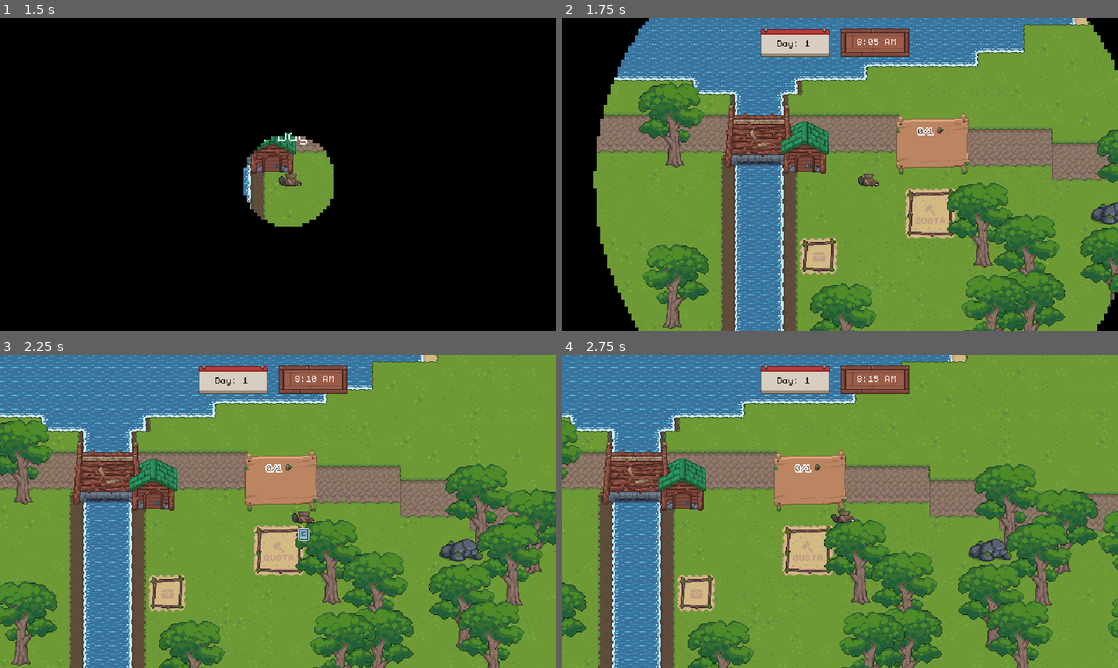
Above: before the commit, frames 1-4 (two rows, left to right).
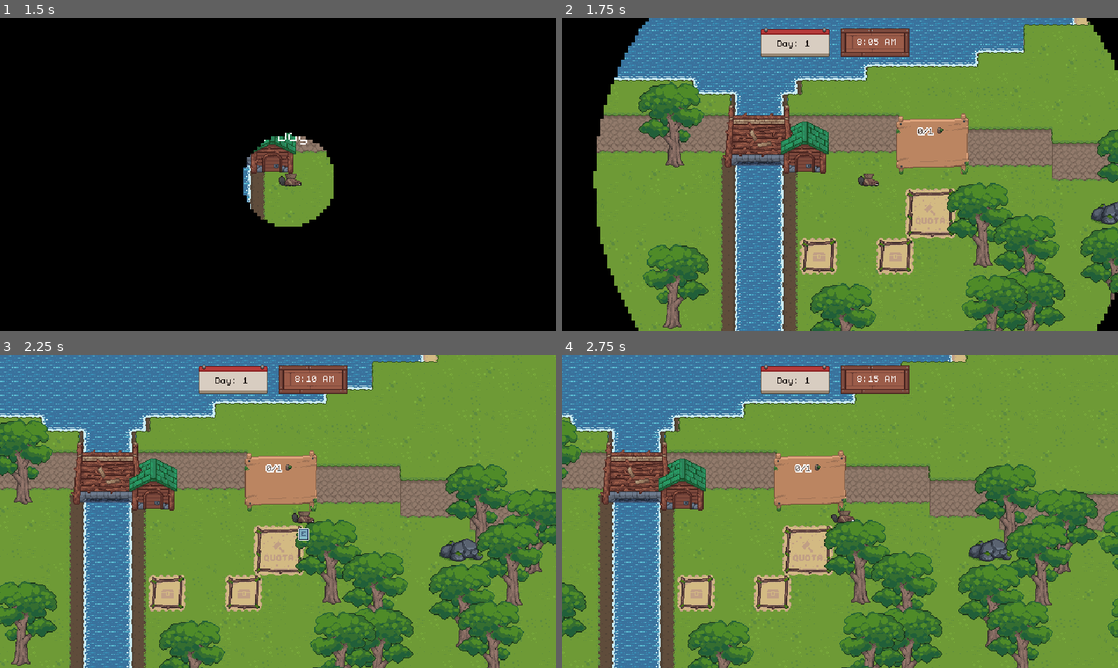
Above: after the commit, the same moments.

Repository: Juniper19/beaver-game
Game: Godot game, scene res://menu/main_menu.tscn
Two runs of this game, one before a commit and one after it. Both use one fixed random seed, a clock stepped at 60 frames per second and the inputs below. The engine's default icon, where the game draws it, is replaced by a stand-in: a white triangle on a blue panel in a dark square. Sound files missing from this copy of the repository are replaced by a short silence.
Inputs (mouse positions are in pixels of both pictures, inside the frame that each line leads up to):
- Up to frame 1 (1.5 s): click "Play" at 0.5 s; tap Enter (ui_accept) at 1.25 s; move the mouse to (400, 158) at 1.27 s; hold D (move_right) from 1.28 s (still down); hold E (interact) from 1.28 s (still down)
- Up to frame 2 (1.75 s): keep holding D (move_right); keep holding E (interact); tap Enter (ui_accept) at 1.52 s
- Up to frame 3 (2.25 s): move the mouse to (166, 527) at 2.02 s; release D (move_right) at 2.03 s; release E (interact) at 2.03 s; hold Down (cycle_down) from 2.03 s (still down); tap Q (drop_item) at 2.1 s
- Up to frame 4 (2.75 s): keep holding Down (cycle_down); tap Enter (ui_accept) at 2.27 s; tap E (interact) at 2.3 s

Frame 1 is identical in both runs. In frame 2, 0.7% of the frame differs, in the area x 56-64%, y 70-82%; in frame 3, 0.7%; in frame 4, 0.7%.

Commit message:
ItemStacking

Diff:
--- a/global/global_stats.gd
+++ b/global/global_stats.gd
@@ -54,7 +54,7 @@
 var chosen_upgrades: Array[String] = []
 
 	# UPGRADABLE STATS, other stats are also uesd in upgrades but these are exclusively for upgrades
-var ExcessStorageCount = 1
+var ExcessStorageCount = 2
 var carry_capacity: int = 3
 var move_speed_bonus: float = 0
 var swim_speed_bonus: float = 0.0
--- a/interactables/Storage/excess_storage.gd
+++ b/interactables/Storage/excess_storage.gd
@@ -9,6 +9,8 @@
 
 var storage: Array = []
 var storage_names: Array = []
+var icon_templates: Array[Sprite2D] = []
+
 
 @export var chest_id: int = -1
 var Inside: bool
@@ -50,6 +52,21 @@
 	%InteractLabel.visible = false
 
 	GlobalStats.inventory_item_placed.connect(_on_item_placed)
+	icon_templates = [
+		%OakSeed,
+		%Wood,
+		%PineLog,
+		%AspenLog,
+		%AspenSeed,
+		%PineSeed,
+		%Mud,
+		%Stone
+	]
+
+	# optional: hide templates, we’ll show copies instead
+	for t in icon_templates:
+		t.visible = false
+
 	_update_icon()
 
 func _process(_delta: float) -> void:
@@ -102,8 +119,6 @@
 	_update_icon()
 
 func _update_icon() -> void:
-	print("=== _update_icon called ===")
-	print("storage_names:", storage_names)
 
 	if storage_names.is_empty():
 		%ItemStack.visible = false
@@ -114,7 +129,7 @@
 	# --- YOUR ORIGINAL MAPPING (keep what used to work) ---
 	if storage_names[-1] == "Aspen Log":
 		original = %AspenLog
-	if storage_names[-1] == "Oak Log":
+	elif storage_names[-1] == "Oak Log":
 		original = %Wood
 	elif storage_names[-1] == "Oak Seed":
 		original = %OakSeed
@@ -126,38 +141,25 @@
 		original = %Mud
 	elif storage_names[-1] == "Stone":
 		original = %Stone
-	else:
+	if original == null:
 		print("No matching icon for:", storage_names[-1])
 		return
 
-	# Make sure the template is inside ItemStack and at a known position
-	if original.get_parent() != %ItemStack:
-		original.reparent(%ItemStack)
+	# Clear only the copies
+	for child in %ItemStack.get_children():
+		if icon_templates.has(child):
+			continue
+		child.queue_free()
 
-	original.visible = true
-	original.position = Vector2.ZERO
+	var count := storage_names.size()
+	for i in range(count):
+		var copy := original.duplicate()
+		copy.visible = true
+		copy.position = original.position + item_separation * i
+		%ItemStack.add_child(copy)
 
-	# --- CLEAR OLD COPIES, BUT KEEP THE TEMPLATE ---
-	for child in %ItemStack.get_children():
-		if child != original:
-			child.queue_free()
+	print("storage_names:", count, " | ItemStack children:", %ItemStack.get_child_count())
 
-	# --- CREATE DUPLICATES ---
-	var count := storage_names.size()
-	print("creating stack for count =", count)
-
-	for i in range(1, count):
-		var copy: Sprite2D = original.duplicate()
-		copy.position = item_separation * i
-		copy.visible = true
-		%ItemStack.add_child(copy)
-		print("  added copy index", i, "at", copy.position)
-
-	print("ItemStack children now =", %ItemStack.get_child_count())
-	$Count.text = "x" + str(storage.size())
-	#var last_data = storage.back()
-	#if "texture" in last_data:
-	#	%IconSprite.texture = last_data.texture
 
 func _on_interaction_area_player_entered_area(player: Player) -> void:
 	GlobalStats.ExcessChestEntered = true
